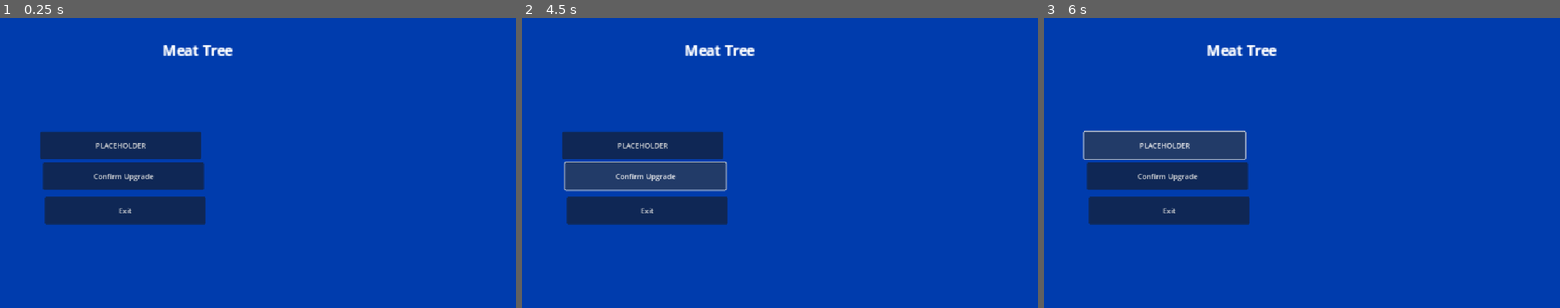
Above: before the commit, frames 1-3 (left to right).
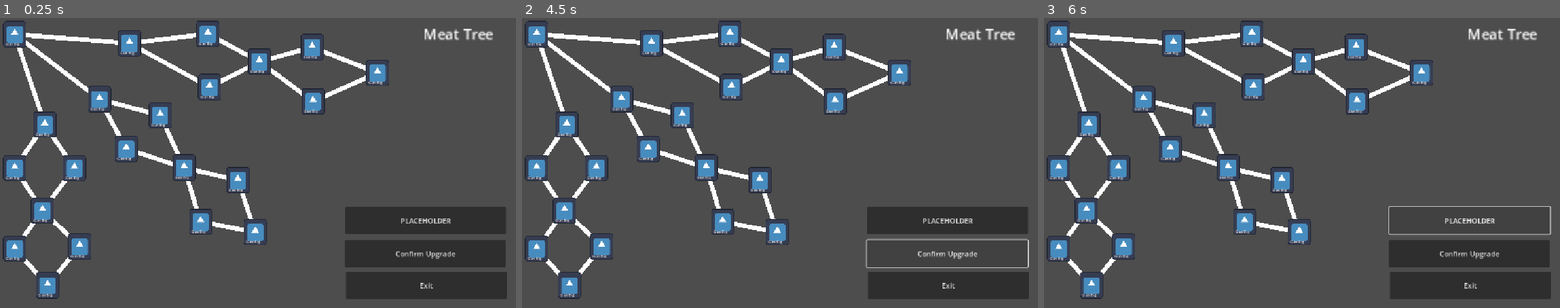
Above: after the commit, the same moments.

Repository: gmuGADIG/DEADSHOT
Game: Godot game, scene res://menu/skill_tree/skill_tree.tscn
The game is run twice, just before and just after one commit, with the same random seed, the same clock (stepped at 60 frames per second) and the same inputs. This scene is started directly instead of the project's main scene. The engine's default icon, where the game draws it, is replaced by a stand-in: a white triangle on a blue panel in a dark square.
Inputs (mouse positions are in pixels of both pictures, inside the frame that each line leads up to):
- Up to frame 1 (0.25 s): no input
- Up to frame 2 (4.5 s): click (651, 44) at 0.5 s, where only the run after the commit has a clickable "Gun Big"; click (728, 32) at 1.25 s, where only the run after the commit has a clickable "Gun Big"; click (733, 87) at 2 s, where only the run after the commit has a clickable "Gun Big"; click (780, 61) at 2.75 s, where only the run after the commit has a clickable "Gun Big"; click (568, 125) at 3.5 s, where only the run after the commit has a clickable "Gun Big"; click "Confirm Upgrade" at 4.25 s
- Up to frame 3 (6 s): click "Confirm Upgrade" at 5 s; click "PLACEHOLDER" at 5.75 s

The runs differ from the first frame. In frame 1, 100% of the frame differs, in the area x 0-100%, y 0-100%; in frame 2, 100%; in frame 3, 100%.

Commit message:
Implemented the skill button and worked on the skill tree

Diff:
--- a/skill_button.gd
+++ b/menu/skill_tree/skill_button.gd
@@ -4,13 +4,14 @@
 @export var skillName:String
 @export var meatCost:int
 @onready var Skill_Branch : Line2D = $Skill_Branch
+@export var dependencies : Array[Skill_Button]
 
 func _ready() -> void:
 	$Label.text = skillName
 	# Fix this, make sure line goes in correct place
-	if get_parent() is Skill_Button:
+	for child in dependencies:
 		Skill_Branch.add_point(self.global_position + self.size/2)
-		Skill_Branch.add_point(get_parent().global_position + self.size/2)
+		Skill_Branch.add_point(child.global_position + child.size/2)
 
 
 func _on_pressed() -> void:
--- a/test_scenes/skill_button.tscn
+++ b/menu/skill_tree/skill_button.tscn
@@ -1,28 +1,36 @@
 [gd_scene load_steps=3 format=3 uid="uid://7lrs6qjp01ku"]
 
 [ext_resource type="Texture2D" uid="uid://bwm425xkr0vcy" path="res://temp_art/icon.svg" id="1_tltrc"]
-[ext_resource type="Script" uid="uid://dnpj3weokw4ps" path="res://skill_button.gd" id="2_k43o4"]
+[ext_resource type="Script" uid="uid://dnpj3weokw4ps" path="res://menu/skill_tree/skill_button.gd" id="2_k43o4"]
 
 [node name="skillButton" type="TextureButton"]
 offset_left = -1.0
 offset_top = 1.0
-offset_right = 127.0
-offset_bottom = 129.0
+offset_right = 51.0
+offset_bottom = 60.0
 texture_normal = ExtResource("1_tltrc")
 texture_disabled = ExtResource("1_tltrc")
+ignore_texture_size = true
+stretch_mode = 0
 script = ExtResource("2_k43o4")
 skillName = "Gun Big"
 
 [node name="Label" type="Label" parent="."]
-layout_mode = 0
-offset_left = 25.0
-offset_top = 102.0
-offset_right = 107.0
-offset_bottom = 125.0
+layout_mode = 1
+anchors_preset = -1
+anchor_left = 0.19700001
+anchor_top = 1.0
+anchor_right = 0.84300005
+anchor_bottom = 1.0
+offset_left = -4.2440004
+offset_top = -14.0
+offset_right = 3.1639977
+offset_bottom = -2.0
+theme_override_font_sizes/font_size = 8
 text = "Skill Name"
 
 [node name="Skill_Branch" type="Line2D" parent="."]
-position = Vector2(130, 72)
-points = PackedVector2Array(0, 0)
+top_level = true
+z_index = -1
 
 [connection signal="pressed" from="." to="." method="_on_pressed"]
--- a/menu/skill_tree/skill_tree.tscn
+++ b/menu/skill_tree/skill_tree.tscn
@@ -1,6 +1,7 @@
-[gd_scene load_steps=2 format=3 uid="uid://fkmkprnxsrpf"]
+[gd_scene load_steps=3 format=3 uid="uid://fkmkprnxsrpf"]
 
 [ext_resource type="Script" uid="uid://c6cng071rfahe" path="res://menu/skill_tree/skill_tree.gd" id="1_dnamn"]
+[ext_resource type="PackedScene" uid="uid://7lrs6qjp01ku" path="res://menu/skill_tree/skill_button.tscn" id="2_3f6vw"]
 
 [node name="Skill_Tree" type="Control"]
 layout_mode = 3
@@ -8,6 +9,7 @@
 script = ExtResource("1_dnamn")
 
 [node name="Background" type="ColorRect" parent="."]
+visible = false
 layout_mode = 0
 offset_right = 1166.0
 offset_bottom = 660.0
@@ -15,45 +17,210 @@
 
 [node name="Button" type="Button" parent="."]
 layout_mode = 0
-offset_left = 96.0
-offset_top = 323.0
-offset_right = 455.0
-offset_bottom = 384.0
+offset_left = 770.0
+offset_top = 496.0
+offset_right = 1129.0
+offset_bottom = 557.0
 text = "Confirm Upgrade"
 
 [node name="PurchaseButton" type="Button" parent="."]
 layout_mode = 0
-offset_left = 100.0
-offset_top = 400.0
-offset_right = 459.0
-offset_bottom = 461.0
+offset_left = 772.0
+offset_top = 567.0
+offset_right = 1131.0
+offset_bottom = 628.0
 text = "Exit"
 
 [node name="ExitButton" type="Button" parent="."]
 layout_mode = 0
-offset_left = 90.0
-offset_top = 254.0
-offset_right = 449.0
-offset_bottom = 315.0
+offset_left = 771.0
+offset_top = 422.0
+offset_right = 1130.0
+offset_bottom = 483.0
 text = "PLACEHOLDER"
 
 [node name="Meat Tree" type="Label" parent="."]
 layout_mode = 0
-offset_left = 363.0
-offset_top = 48.0
-offset_right = 459.00006
-offset_bottom = 71.0
+offset_left = 945.0
+offset_top = 12.0
+offset_right = 1041.0
+offset_bottom = 35.0
 scale = Vector2(2, 2)
 text = "Meat Tree"
 
-[node name="Meat Tree2" type="Label" parent="."]
-layout_mode = 0
-offset_left = 363.0
-offset_top = 48.0
-offset_right = 459.00006
-offset_bottom = 71.0
-scale = Vector2(2, 2)
-text = "Meat Tree"
+[node name="skillButton" parent="." node_paths=PackedStringArray("dependencies") instance=ExtResource("2_3f6vw")]
+layout_mode = 0
+offset_left = 7.0
+offset_top = 7.0
+offset_right = 59.0
+offset_bottom = 66.0
+disabled = true
+dependencies = [NodePath("skillButton2"), NodePath("skillButton"), NodePath("skillButton3")]
+
+[node name="skillButton2" parent="skillButton" node_paths=PackedStringArray("dependencies") instance=ExtResource("2_3f6vw")]
+layout_mode = 0
+offset_left = 256.0
+offset_top = 20.0
+offset_right = 308.0
+offset_bottom = 79.0
+dependencies = [NodePath("skillButton4"), NodePath("skillButton5")]
+
+[node name="skillButton4" parent="skillButton/skillButton2" node_paths=PackedStringArray("dependencies") instance=ExtResource("2_3f6vw")]
+layout_mode = 0
+offset_left = 175.0
+offset_top = -21.0
+offset_right = 227.0
+offset_bottom = 38.0
+dependencies = [NodePath("../skillButton5/skillButton")]
+
+[node name="skillButton5" parent="skillButton/skillButton2" node_paths=PackedStringArray("dependencies") instance=ExtResource("2_3f6vw")]
+layout_mode = 0
+offset_left = 179.0
+offset_top = 98.0
+offset_right = 231.0
+offset_bottom = 157.0
+dependencies = [NodePath("skillButton")]
+
+[node name="skillButton" parent="skillButton/skillButton2/skillButton5" node_paths=PackedStringArray("dependencies") instance=ExtResource("2_3f6vw")]
+layout_mode = 0
+offset_left = 111.0
+offset_top = -57.0
+offset_right = 163.0
+offset_bottom = 2.0
+dependencies = [NodePath("skillButton"), NodePath("skillButton2")]
+
+[node name="skillButton" parent="skillButton/skillButton2/skillButton5/skillButton" node_paths=PackedStringArray("dependencies") instance=ExtResource("2_3f6vw")]
+layout_mode = 0
+offset_left = 118.0
+offset_top = -32.0
+offset_right = 170.0
+offset_bottom = 27.0
+dependencies = [NodePath("skillButton")]
+
+[node name="skillButton" parent="skillButton/skillButton2/skillButton5/skillButton/skillButton" instance=ExtResource("2_3f6vw")]
+layout_mode = 0
+offset_left = 146.0
+offset_top = 57.0
+offset_right = 198.0
+offset_bottom = 116.0
+
+[node name="skillButton2" parent="skillButton/skillButton2/skillButton5/skillButton" node_paths=PackedStringArray("dependencies") instance=ExtResource("2_3f6vw")]
+layout_mode = 0
+offset_left = 120.0
+offset_top = 89.0
+offset_right = 172.0
+offset_bottom = 148.0
+dependencies = [NodePath("../skillButton/skillButton")]
+
+[node name="skillButton" parent="skillButton" node_paths=PackedStringArray("dependencies") instance=ExtResource("2_3f6vw")]
+layout_mode = 0
+offset_left = 189.0
+offset_top = 145.0
+offset_right = 241.0
+offset_bottom = 204.0
+dependencies = [NodePath("skillButton2"), NodePath("skillButton")]
+
+[node name="skillButton2" parent="skillButton/skillButton" node_paths=PackedStringArray("dependencies") instance=ExtResource("2_3f6vw")]
+layout_mode = 0
+offset_left = 60.0
+offset_top = 111.0
+offset_right = 112.0
+offset_bottom = 170.0
+dependencies = [NodePath("../skillButton/skillButton")]
+
+[node name="skillButton" parent="skillButton/skillButton" node_paths=PackedStringArray("dependencies") instance=ExtResource("2_3f6vw")]
+layout_mode = 0
+offset_left = 136.0
+offset_top = 36.0
+offset_right = 188.0
+offset_bottom = 95.0
+dependencies = [NodePath("skillButton")]
+
+[node name="skillButton" parent="skillButton/skillButton/skillButton" node_paths=PackedStringArray("dependencies") instance=ExtResource("2_3f6vw")]
+layout_mode = 0
+offset_left = 53.0
+offset_top = 117.0
+offset_right = 105.0
+offset_bottom = 176.0
+dependencies = [NodePath("skillButton"), NodePath("skillButton2")]
+
+[node name="skillButton" parent="skillButton/skillButton/skillButton/skillButton" node_paths=PackedStringArray("dependencies") instance=ExtResource("2_3f6vw")]
+layout_mode = 0
+offset_left = 120.0
+offset_top = 28.0
+offset_right = 172.0
+offset_bottom = 87.0
+dependencies = [NodePath("skillButton")]
+
+[node name="skillButton" parent="skillButton/skillButton/skillButton/skillButton/skillButton" instance=ExtResource("2_3f6vw")]
+layout_mode = 0
+offset_left = 39.0
+offset_top = 116.0
+offset_right = 91.0
+offset_bottom = 175.0
+
+[node name="skillButton2" parent="skillButton/skillButton/skillButton/skillButton" node_paths=PackedStringArray("dependencies") instance=ExtResource("2_3f6vw")]
+layout_mode = 0
+offset_left = 37.0
+offset_top = 121.0
+offset_right = 89.0
+offset_bottom = 180.0
+dependencies = [NodePath("../skillButton/skillButton")]
+
+[node name="skillButton3" parent="skillButton" node_paths=PackedStringArray("dependencies") instance=ExtResource("2_3f6vw")]
+layout_mode = 0
+offset_left = 67.0
+offset_top = 202.0
+offset_right = 119.0
+offset_bottom = 261.0
+dependencies = [NodePath("skillButton4"), NodePath("skillButton")]
+
+[node name="skillButton4" parent="skillButton/skillButton3" node_paths=PackedStringArray("dependencies") instance=ExtResource("2_3f6vw")]
+layout_mode = 0
+offset_left = -67.0
+offset_top = 97.0
+offset_right = -15.0
+offset_bottom = 156.0
+dependencies = [NodePath("../skillButton/skillButton2")]
+
+[node name="skillButton" parent="skillButton/skillButton3" node_paths=PackedStringArray("dependencies") instance=ExtResource("2_3f6vw")]
+layout_mode = 0
+offset_left = 66.0
+offset_top = 97.0
+offset_right = 118.0
+offset_bottom = 156.0
+dependencies = [NodePath("skillButton2")]
+
+[node name="skillButton2" parent="skillButton/skillButton3/skillButton" node_paths=PackedStringArray("dependencies") instance=ExtResource("2_3f6vw")]
+layout_mode = 0
+offset_left = -71.0
+offset_top = 95.0
+offset_right = -19.0
+offset_bottom = 154.0
+dependencies = [NodePath("skillButton"), NodePath("skillButton2")]
+
+[node name="skillButton" parent="skillButton/skillButton3/skillButton/skillButton2" node_paths=PackedStringArray("dependencies") instance=ExtResource("2_3f6vw")]
+layout_mode = 0
+offset_left = -62.0
+offset_top = 85.0
+offset_right = -10.0
+offset_bottom = 144.0
+dependencies = [NodePath("../skillButton2/skillButton")]
+
+[node name="skillButton2" parent="skillButton/skillButton3/skillButton/skillButton2" node_paths=PackedStringArray("dependencies") instance=ExtResource("2_3f6vw")]
+layout_mode = 0
+offset_left = 83.0
+offset_top = 80.0
+offset_right = 135.0
+offset_bottom = 139.0
+dependencies = [NodePath("skillButton")]
+
+[node name="skillButton" parent="skillButton/skillButton3/skillButton/skillButton2/skillButton2" instance=ExtResource("2_3f6vw")]
+layout_mode = 0
+offset_left = -72.0
+offset_top = 87.0
+offset_right = -20.0
+offset_bottom = 146.0
 
 [connection signal="pressed" from="Button" to="." method="_on_load_save_button_pressed"]
 [connection signal="pressed" from="PurchaseButton" to="." method="_on_options_button_pressed"]
--- /dev/null
+++ b/test_scenes/test_skill_tree.tscn
@@ -0,0 +1,42 @@
+[gd_scene load_steps=2 format=3 uid="uid://cg3xux28b35wn"]
+
+[ext_resource type="PackedScene" uid="uid://7lrs6qjp01ku" path="res://menu/skill_tree/skill_button.tscn" id="1_7i8ot"]
+
+[node name="Test_skill_tree" type="Control"]
+layout_mode = 3
+anchors_preset = 15
+anchor_right = 1.0
+anchor_bottom = 1.0
+grow_horizontal = 2
+grow_vertical = 2
+
+[node name="skillButton" parent="." node_paths=PackedStringArray("dependencies") instance=ExtResource("1_7i8ot")]
+layout_mode = 0
+offset_left = 103.0
+offset_top = 63.0
+offset_right = 155.0
+offset_bottom = 122.0
+dependencies = [NodePath("../skillButton2"), NodePath("../skillButton3")]
+
+[node name="skillButton2" parent="." node_paths=PackedStringArray("dependencies") instance=ExtResource("1_7i8ot")]
+layout_mode = 0
+offset_left = 296.0
+offset_top = 82.0
+offset_right = 348.0
+offset_bottom = 141.0
+dependencies = [NodePath("../skillButton4")]
+
+[node name="skillButton3" parent="." node_paths=PackedStringArray("dependencies") instance=ExtResource("1_7i8ot")]
+layout_mode = 0
+offset_left = 139.0
+offset_top = 206.0
+offset_right = 191.0
+offset_bottom = 265.0
+dependencies = [NodePath("../skillButton4")]
+
+[node name="skillButton4" parent="." instance=ExtResource("1_7i8ot")]
+layout_mode = 0
+offset_left = 353.0
+offset_top = 236.0
+offset_right = 405.0
+offset_bottom = 295.0
Renamed: skill_button.gd.uid -> menu/skill_tree/skill_button.gd.uid
